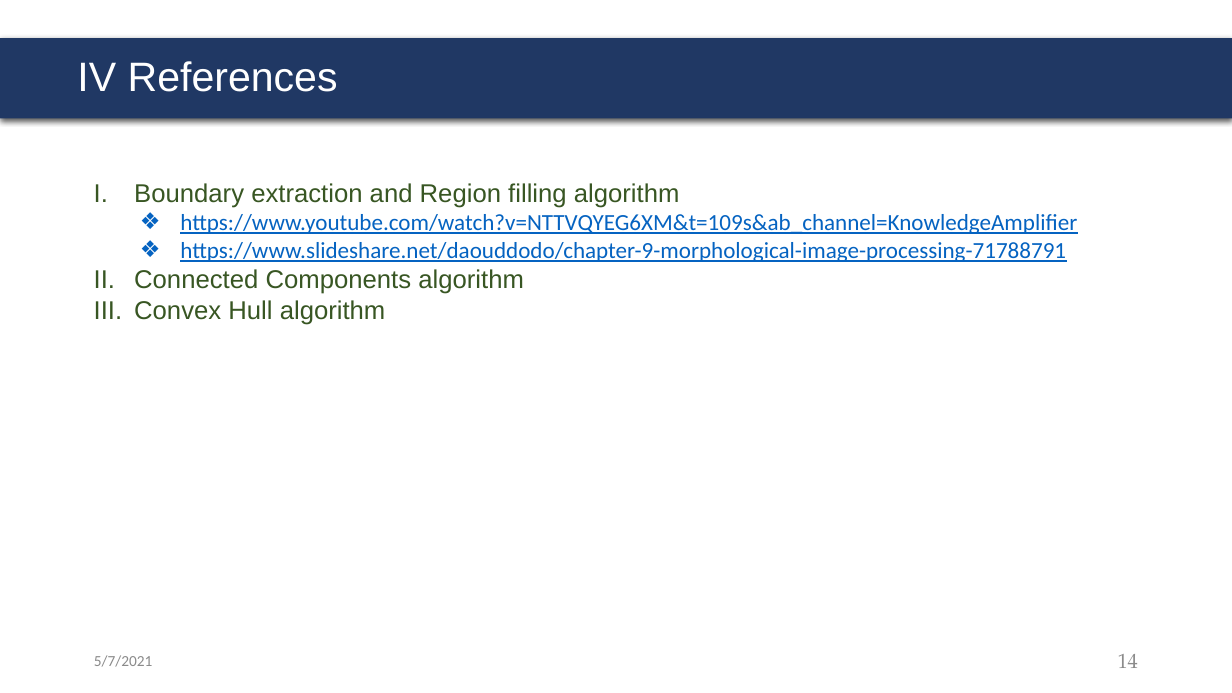
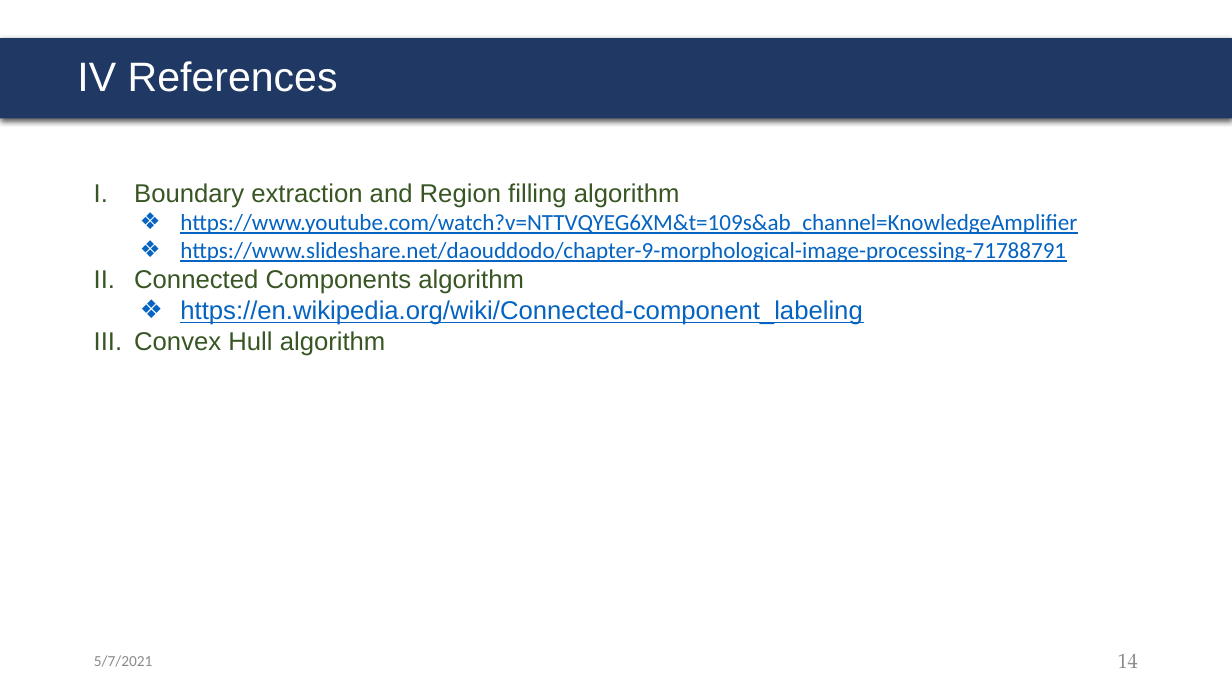
Before and after one commit to Thai-VuDuc169/DenoisingImage, a slide deck: slide 14 of PracticePythonCode/WeeklyPractice_Thai_v1.pptx. Drawn at 1232x693 pixels with LibreOffice and Linux fonts; fonts in the diff are those of the drawing. Boxes give left, top, right and bottom in pixels: in the first picture for what was removed or moved away, otherwise in the second. Text is boxed around its words. In the diff, an @@ line names an element or a change of style, - is before the commit and + after.

```diff
--- a/PracticePythonCode/WeeklyPractice_Thai_v1.pptx
+++ b/PracticePythonCode/WeeklyPractice_Thai_v1.pptx
@@ text at (x1=180, y1=300, x2=862, y2=325): paragraph added @@
+  ❖ https://en.wikipedia.org/wiki/Connected-component_labeling
```
Also in this commit, not shown: 7 other slides changed, 5 other files.
